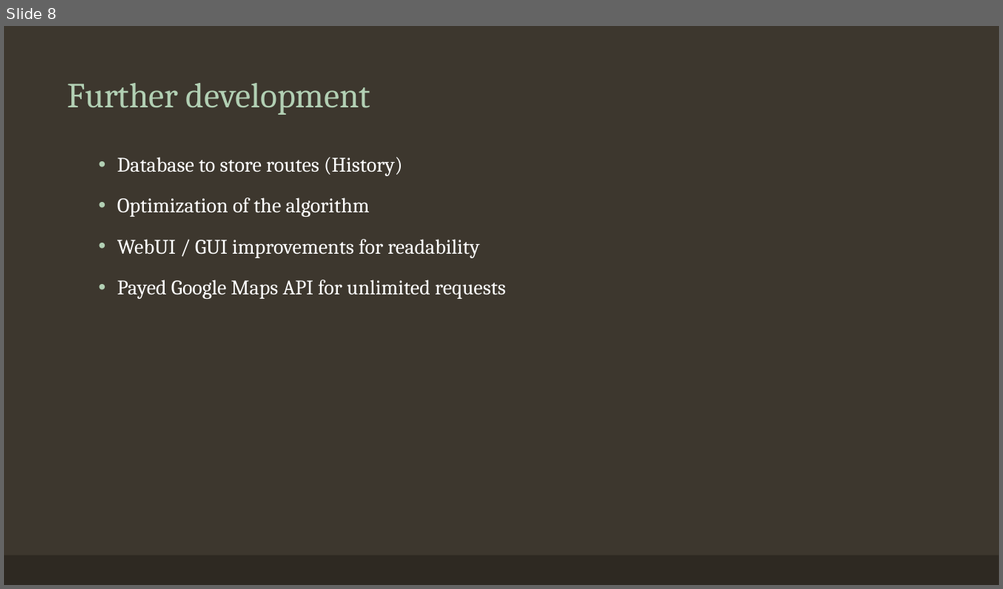
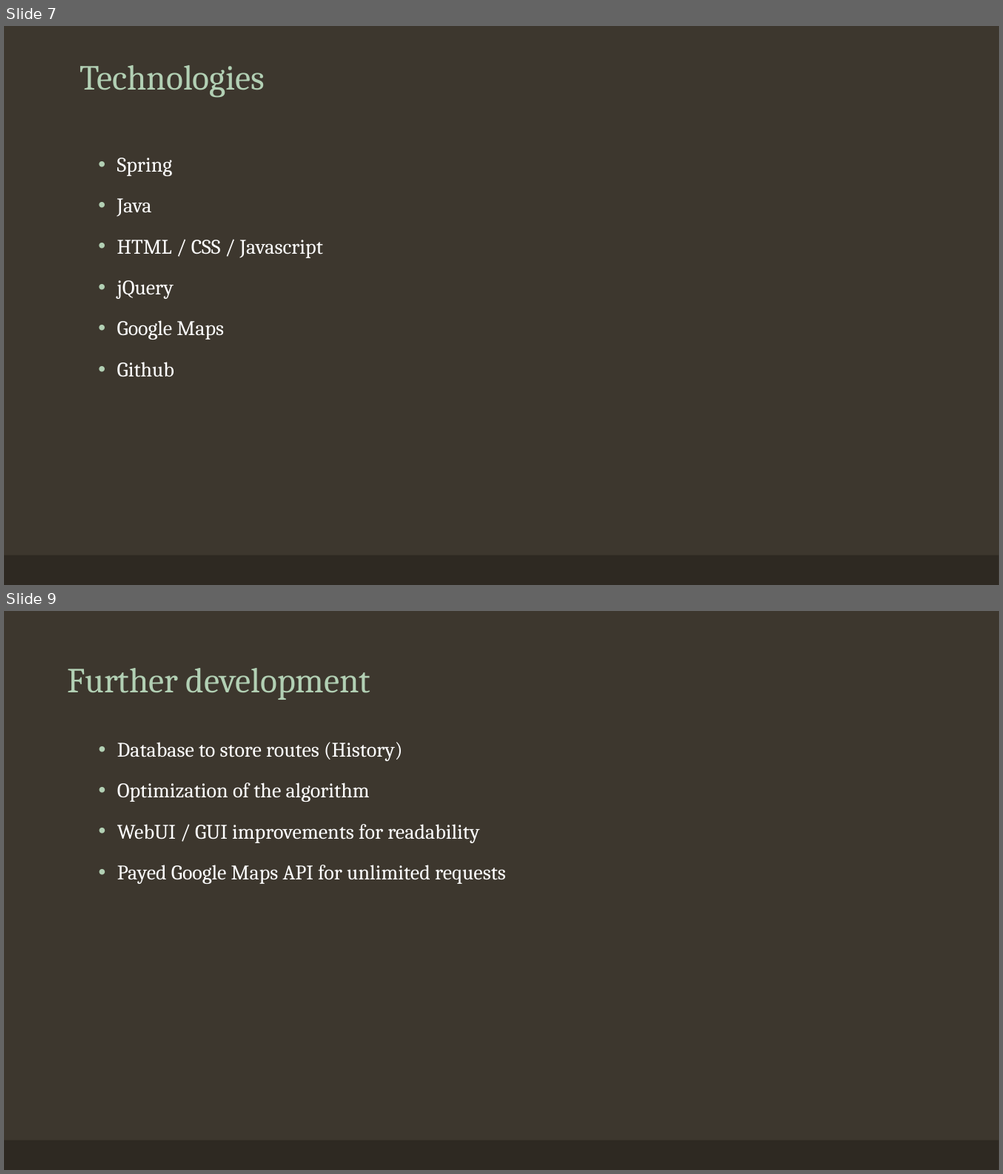
Before and after one commit to planbeee/travellingthiefproblem-ubbse2016, a slide deck: Travelling Thief Problem.pptx. Shown one above the other, each under a label of ours: slide 8 before the commit, slides 7 and 9 after it; the slides between them are not shown. The pictures are 1003x589 and 1003x1174 pixels, drawn with LibreOffice and Linux fonts; fonts in the diff are those of the drawing. Boxes give left, top, right and bottom in pixels: in the first picture for what was removed or moved away, otherwise in the second. Text is boxed around its words. In the diff, an @@ line names an element or a change of style, - is before the commit and + after.

```diff
--- a/Travelling Thief Problem.pptx
+++ b/Travelling Thief Problem.pptx
@@ slide 7 added at [4, 26, 999, 585], background #3D372E; not listed: 1 template element that a slide beside it also shows @@
@@ text added at [79, 65, 264, 97], 34 pt, text #B2D0B4 @@
+Technologies
@@ text added at [117, 158, 323, 378], 20 pt, text #FFFFFF @@
+• Spring
+• Java
+• HTML / CSS / Javascript
+• jQuery
+• Google Maps
+• Github
@@ what was slide 8 is now slide 9 @@
```
Also in this commit, not shown: 2 slides changed, 1 other slide added.
